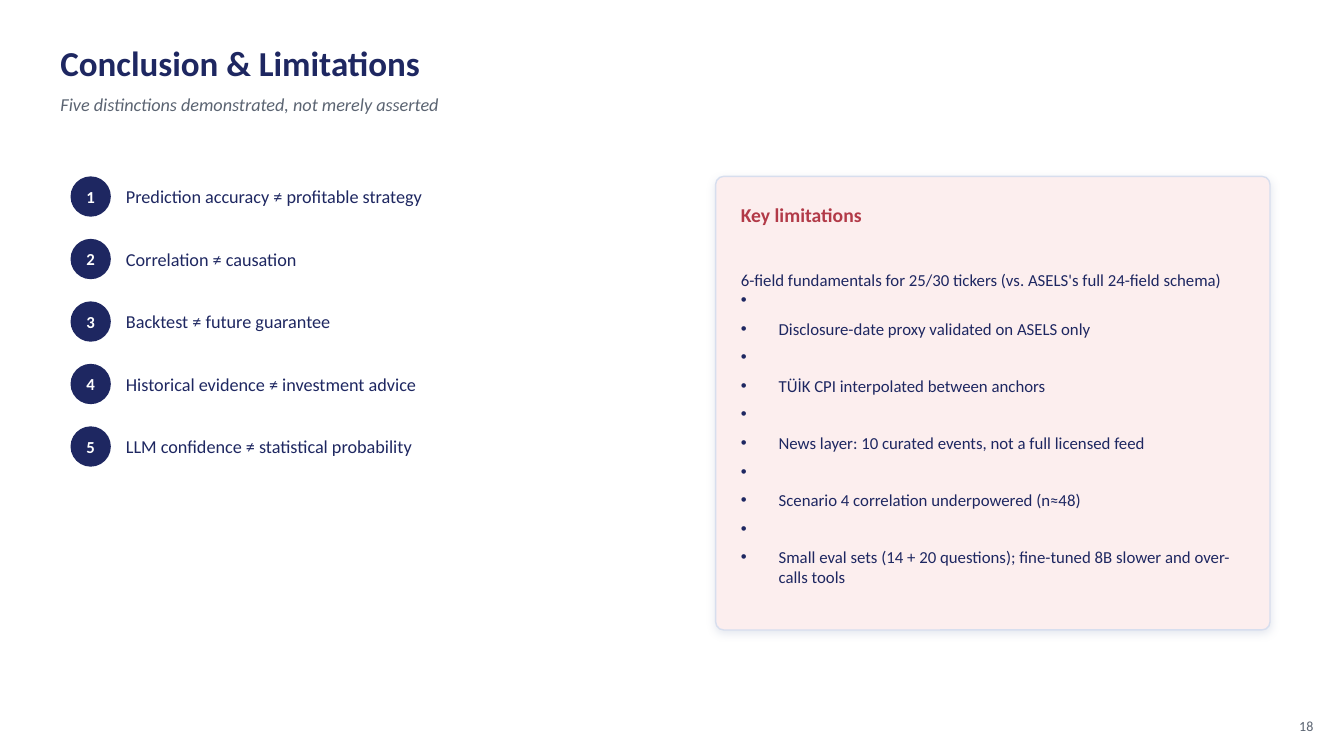
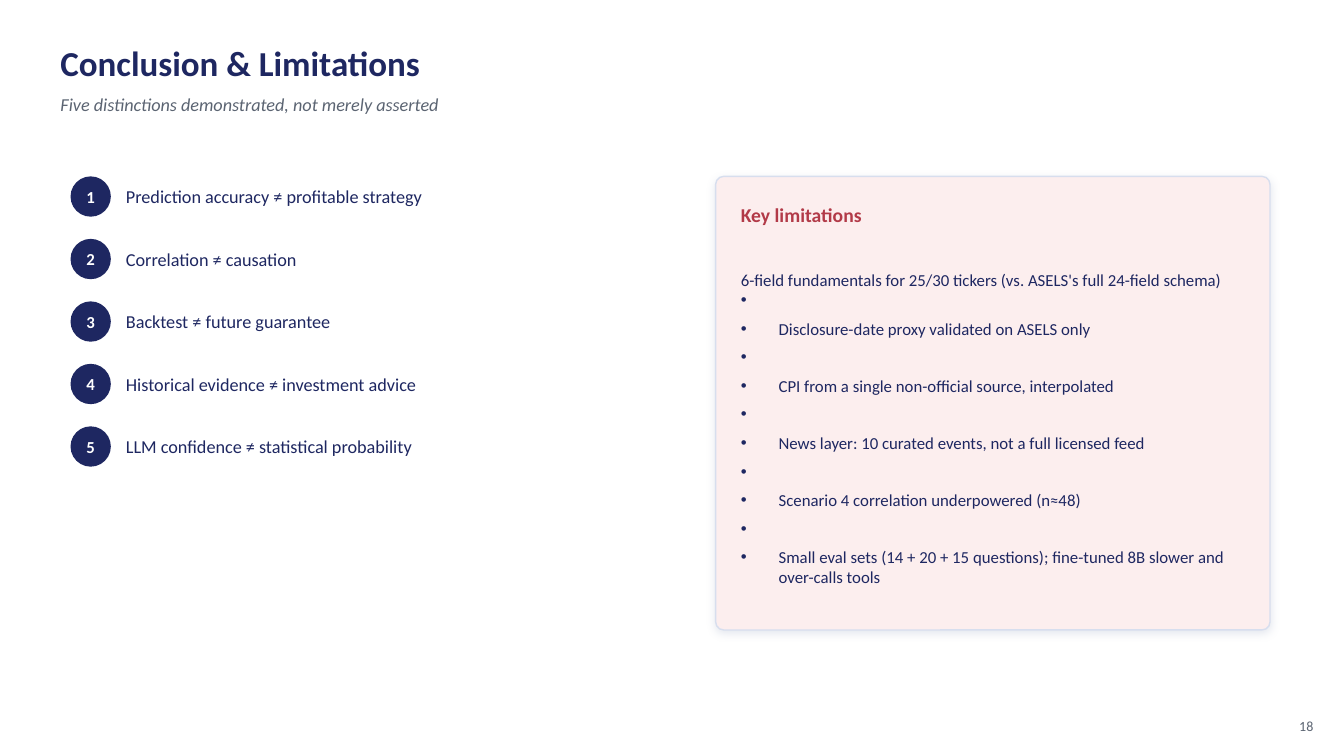
Before and after one commit to altugikiz/bist100-mcp-trader, a slide deck: slide 18 of docs/presentation/BIST100_Harness_Presentation.pptx. Drawn at 1344x756 pixels with LibreOffice and Linux fonts; fonts in the diff are those of the drawing. Boxes give left, top, right and bottom in pixels: in the first picture for what was removed or moved away, otherwise in the second. Text is boxed around its words. In the diff, an @@ line names an element or a change of style, - is before the commit and + after.

Commit message:
Update presentation for 2026-09-10 analysis date, 22 tools and new eval

```diff
--- a/docs/presentation/BIST100_Harness_Presentation.pptx
+++ b/docs/presentation/BIST100_Harness_Presentation.pptx
@@ text at bbox=[779, 380, 1114, 395]: text changed @@
-• TÜİK CPI interpolated between anchors
+• CPI from a single non-official source, interpolated
@@ text at bbox=[779, 551, 1224, 583]: text changed @@
-• Small eval sets (14 + 20 questions); fine-tuned 8B slower and over-calls tools
+• Small eval sets (14 + 20 + 15 questions); fine-tuned 8B slower and over-calls tools
```
Also in this commit, not shown: 3 other slides changed.
